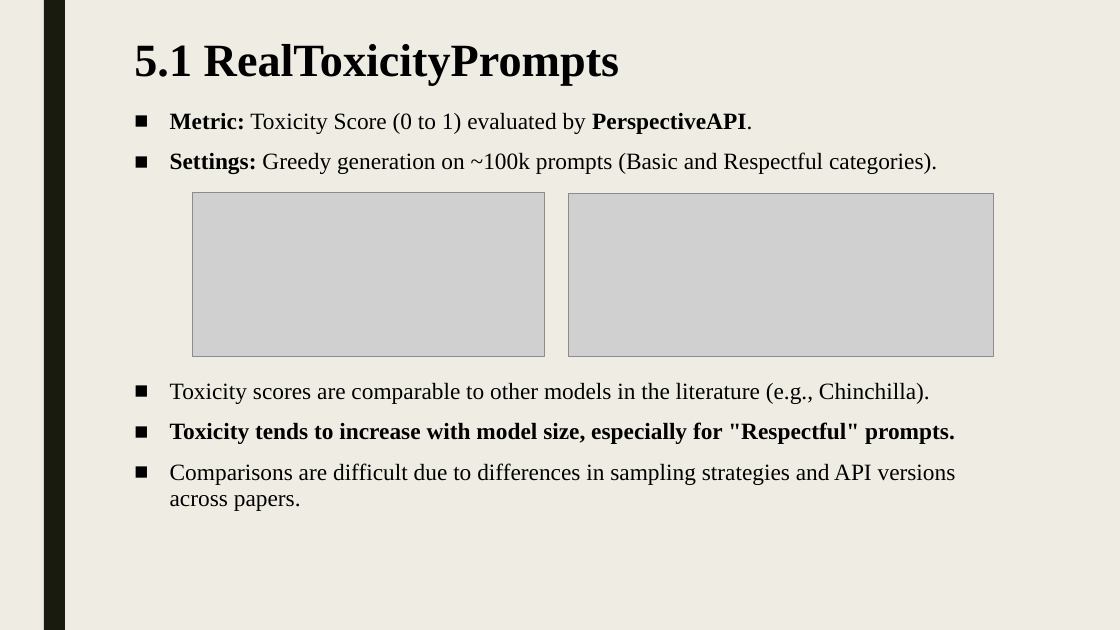
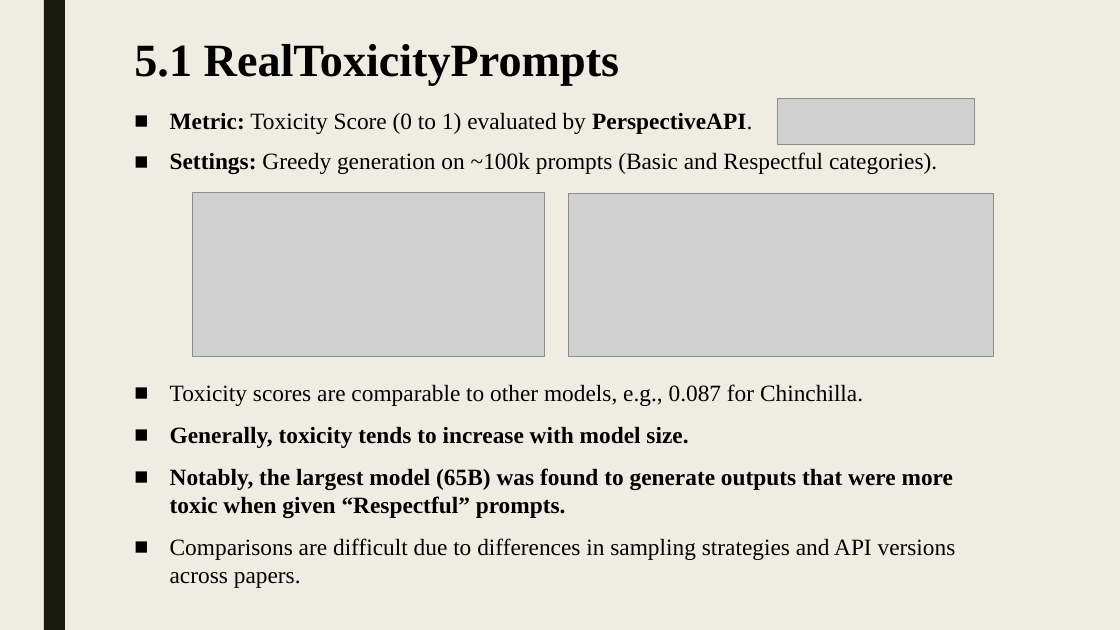
Before and after one commit to shlomi1993/llm-from-scratch, a slide deck: slide 17 of presentation/Lecture Slides.pptx. Drawn at 1120x630 pixels with LibreOffice and Linux fonts; fonts in the diff are those of the drawing; grey boxes stand for pictures. Boxes give left, top, right and bottom in pixels: in the first picture for what was removed or moved away, otherwise in the second. Text is boxed around its words. In the diff, an @@ line names an element or a change of style, - is before the commit and + after.

```diff
--- a/presentation/Lecture Slides.pptx
+++ b/presentation/Lecture Slides.pptx
@@ picture added at box(777, 98, 975, 145) @@
@@ text at box(170, 384, 953, 518): text changed; bold on @@
-■ Toxicity scores are comparable to other models in the literature (e.g., Chinchilla).
-■ Toxicity tends to increase with model size, especially for "Respectful" prompts.
+■ Toxicity scores are comparable to other models, e.g., 0.087 for Chinchilla.
+■ Generally, toxicity tends to increase with model size.
+■ Notably, the largest model (65B) was found to generate outputs that were more toxic when given “Respectful” prompts.
@@ text at box(170, 538, 956, 588): line spacing 0.94 to 1 @@
```
Also in this commit, not shown: 11 other slides changed, 4 other files.
